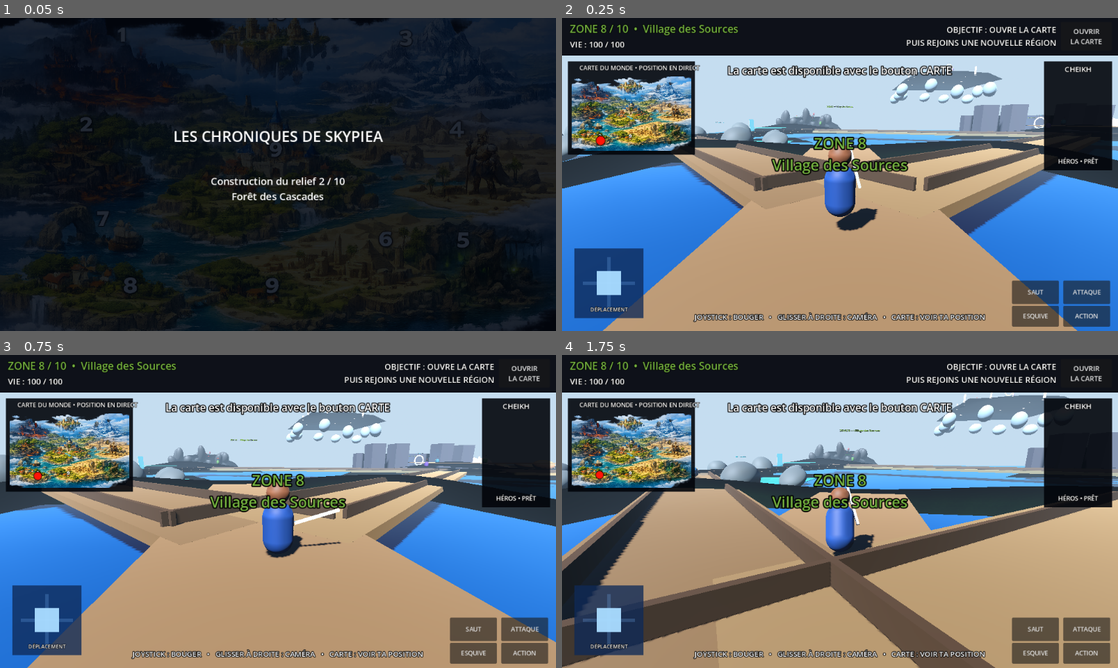
Above: before the commit, frames 1-4 (two rows, left to right).
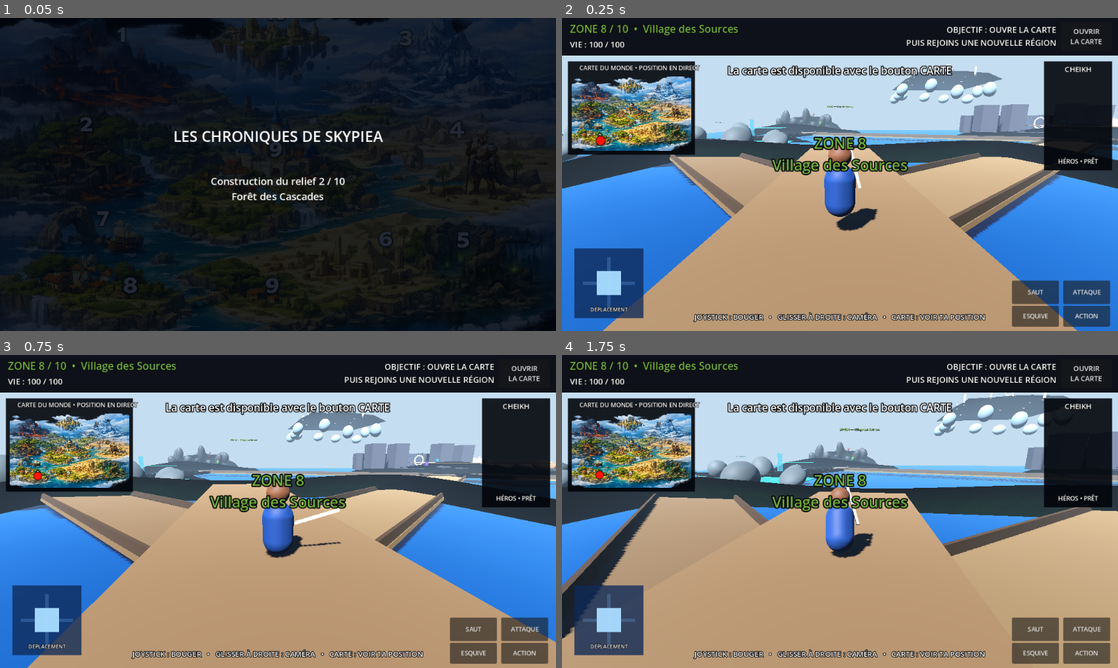
Above: after the commit, the same moments.

Repository: Chasmet/Zelda-like
Game: Godot game, scene res://scenes/main.tscn
Same seed, same stepped clock (60 frames per second), same inputs: the game is played once before the commit and once after it.
Inputs (mouse positions are in pixels of both pictures, inside the frame that each line leads up to):
- Up to frame 1 (0.05 s): no input
- Up to frame 2 (0.25 s): no input
- Up to frame 3 (0.75 s): tap Enter at 0.5 s; move the mouse to (305, 511) at 0.52 s; hold W (move_forward) from 0.53 s (still down); tap F (attack) at 0.6 s; click (305, 511) at 0.67 s
- Up to frame 4 (1.75 s): keep holding W (move_forward); tap Space (jump) at 0.77, 1.52 s; move the mouse to (812, 511) at 1.27 s; tap Shift (dodge) at 1.35 s

Frame 1 is identical in both runs. In frame 2, 7.9% of the frame differs, in the area x 19-100%, y 35-71%; in frame 3, 7.5%; in frame 4, 17%, in the area x 0-100%, y 12-100%.

Commit message:
fix: lower route collisions so they no longer imprison the hero

Diff:
--- a/scripts/main_mobile_final.gd
+++ b/scripts/main_mobile_final.gd
@@ -62,7 +62,6 @@
 	visual.cast_shadow = GeometryInstance3D.SHADOW_CASTING_SETTING_ON
 	body.add_child(visual)
 
-	# One vertex per metre avoids unsupported non-uniform collision scaling.
 	var collision_width: int = int(round(TERRAIN_SIZE.x)) + 1
 	var collision_depth: int = int(round(TERRAIN_SIZE.y)) + 1
 	var half_width: float = float(collision_width - 1) * 0.5
@@ -89,6 +88,38 @@
 	add_child(body)
 
 
+# The old bridges crossed the middle of each island at y=1.35, above the
+# terrain. Their box colliders cut through the spawn area like invisible walls.
+# Keep the bridge floor near sea level so it only becomes walkable after the
+# island shore descends, while remaining safely above the ocean.
+func _build_bridge(zone_a, zone_b, width, color):
+	var start: Vector3 = ZONE_CENTERS[zone_a]
+	var finish: Vector3 = ZONE_CENTERS[zone_b]
+	var delta: Vector3 = finish - start
+	var horizontal := Vector3(delta.x, 0.0, delta.z)
+	var length: float = horizontal.length()
+	if length < 1.0:
+		return
+
+	var midpoint: Vector3 = (start + finish) * 0.5
+	midpoint.y = 0.12
+	var bridge = _static_box(
+		"Route_%02d_%02d" % [zone_a + 1, zone_b + 1],
+		Vector3(width, 0.34, length),
+		midpoint,
+		color
+	)
+	bridge.rotation.y = atan2(horizontal.x, horizontal.z)
+
+	var rail_y: float = midpoint.y + 0.42
+	var left_offset: Vector3 = Vector3(-width * 0.48, 0.0, 0.0).rotated(Vector3.UP, bridge.rotation.y)
+	var right_offset: Vector3 = Vector3(width * 0.48, 0.0, 0.0).rotated(Vector3.UP, bridge.rotation.y)
+	var left_rail = _visual_box("Rail", Vector3(0.20, 0.65, length), Vector3(midpoint.x, rail_y, midpoint.z) + left_offset, Color(0.24, 0.16, 0.08))
+	left_rail.rotation.y = bridge.rotation.y
+	var right_rail = _visual_box("Rail", Vector3(0.20, 0.65, length), Vector3(midpoint.x, rail_y, midpoint.z) + right_offset, Color(0.24, 0.16, 0.08))
+	right_rail.rotation.y = bridge.rotation.y
+
+
 func _build_joystick(root):
 	fixed_joystick_base = ColorRect.new()
 	fixed_joystick_base.name = "FixedMovementJoystick"
